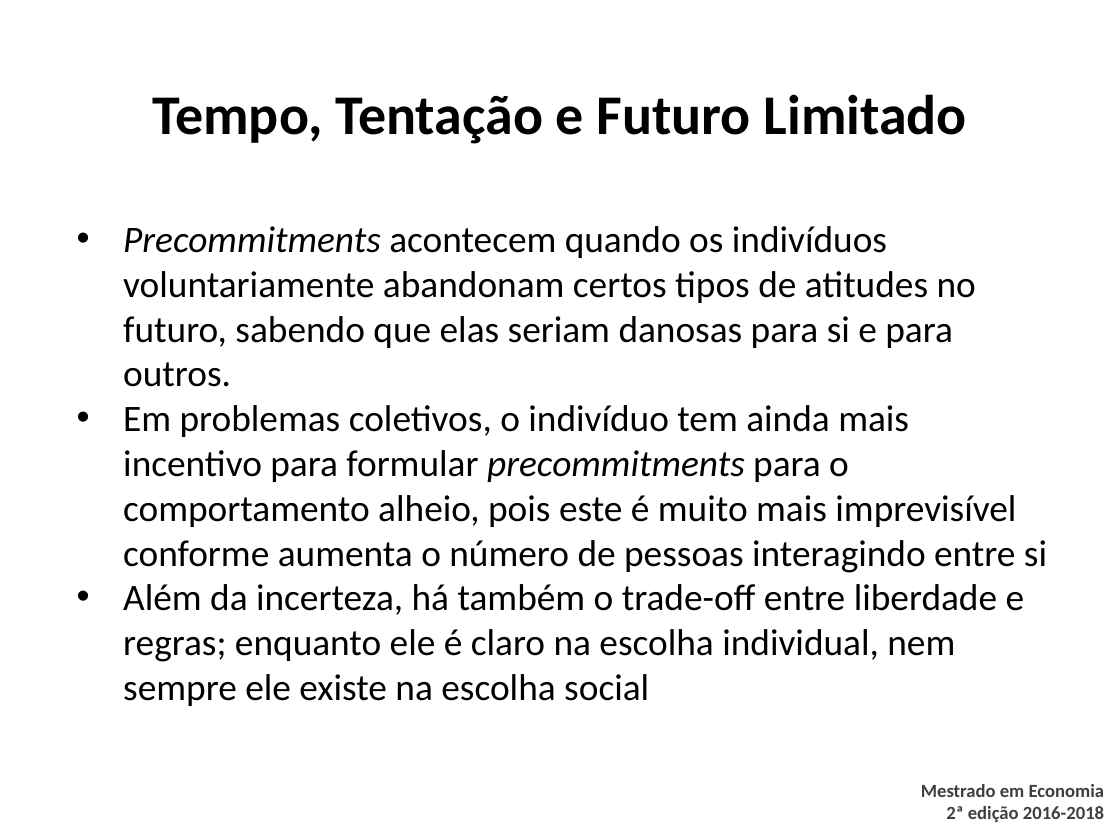
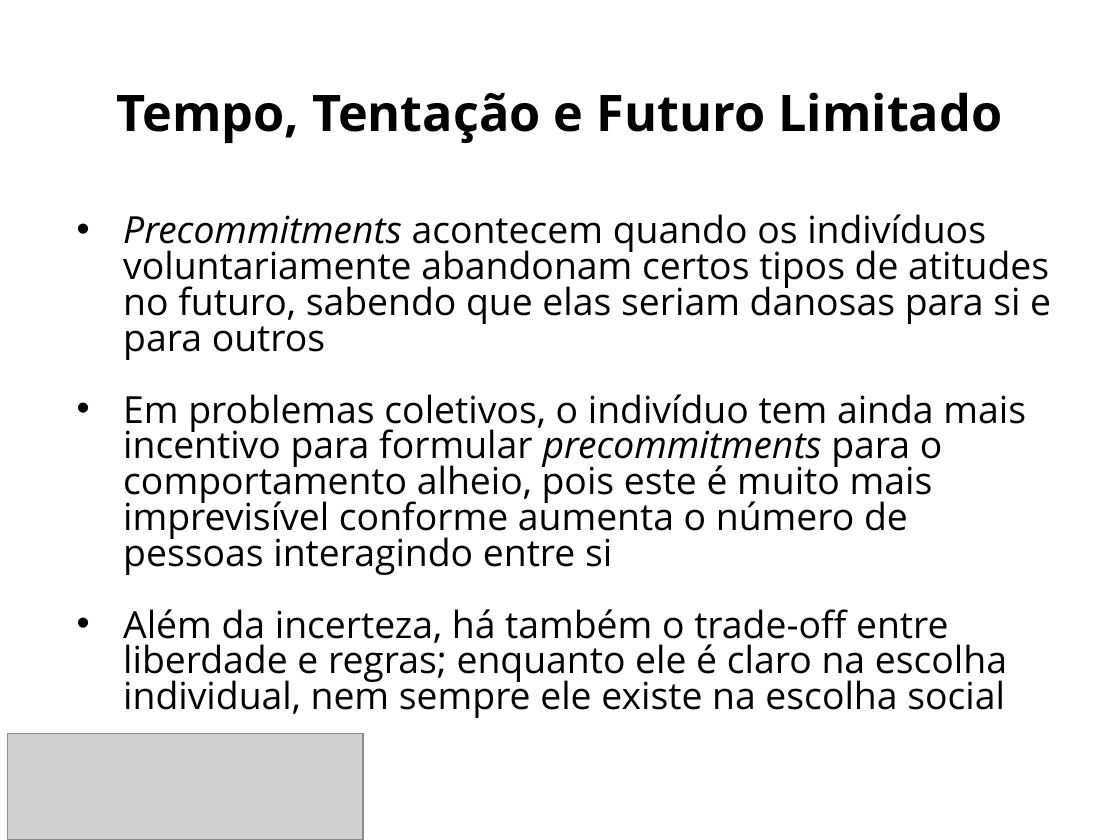
Before and after one commit to danilofreire/omma, a slide deck: slide 9 of sessoes-07-08/sessao-08.pptx. Drawn at 1120x840 pixels with LibreOffice and Linux fonts; fonts in the diff are those of the drawing; grey boxes stand for pictures; background and template pictures are left out. Boxes give left, top, right and bottom in pixels: in the first picture for what was removed or moved away, otherwise in the second. Text is boxed around its words. In the diff, an @@ line names an element or a change of style, - is before the commit and + after.

```diff
--- a/sessoes-07-08/sessao-08.pptx
+++ b/sessoes-07-08/sessao-08.pptx
@@ title "Tempo, Tentação e Futuro Limitado" at (117,92,1002,143): size 36 to 32.4 pt, font Calibri to Open Sans @@
@@ text at (123,214,1051,360): text changed; font Calibri to Open Sans @@
-• Precommitments acontecem quando os indivíduos voluntariamente abandonam certos tipos de atitudes no futuro, sabendo que elas seriam danosas para si e para outros.
+• Precommitments acontecem quando os indivíduos voluntariamente abandonam certos tipos de atitudes no futuro, sabendo que elas seriam danosas para si e para outros
@@ text at (123,394,1026,718): font Calibri to Open Sans in "Em problemas coletivos, o indivíduo tem ainda ...", "Além da incerteza, há também o trade-off ..."; line spacing 1 to 0.8 @@
@@ picture added at (7,734,363,840) @@
@@ text removed at (921,784,1105,822) @@
-Mestrado em Economia
-2ª edição 2016-2018
```
Also in this commit, not shown: 11 other slides changed, 36 other files.
